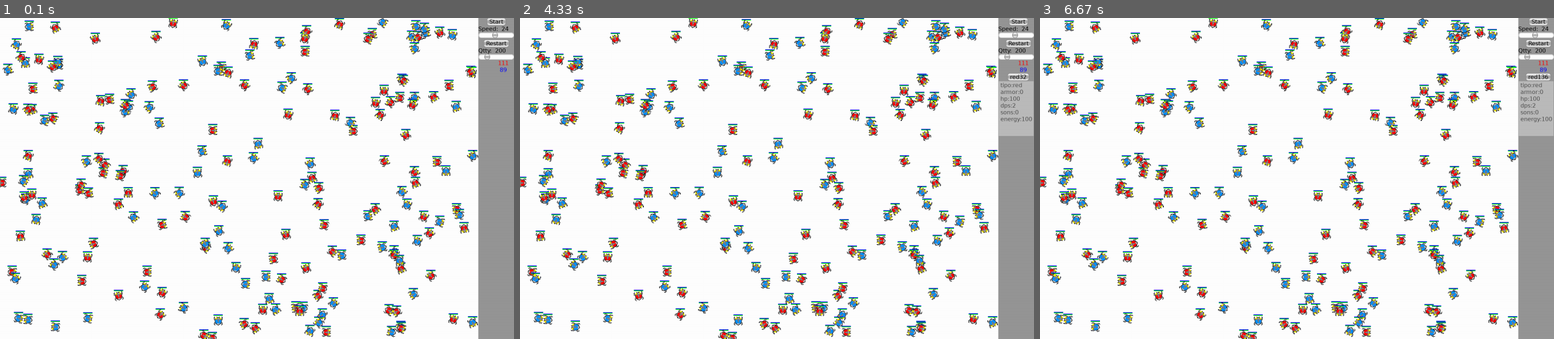
Above: before the commit, frames 1-3 (left to right).
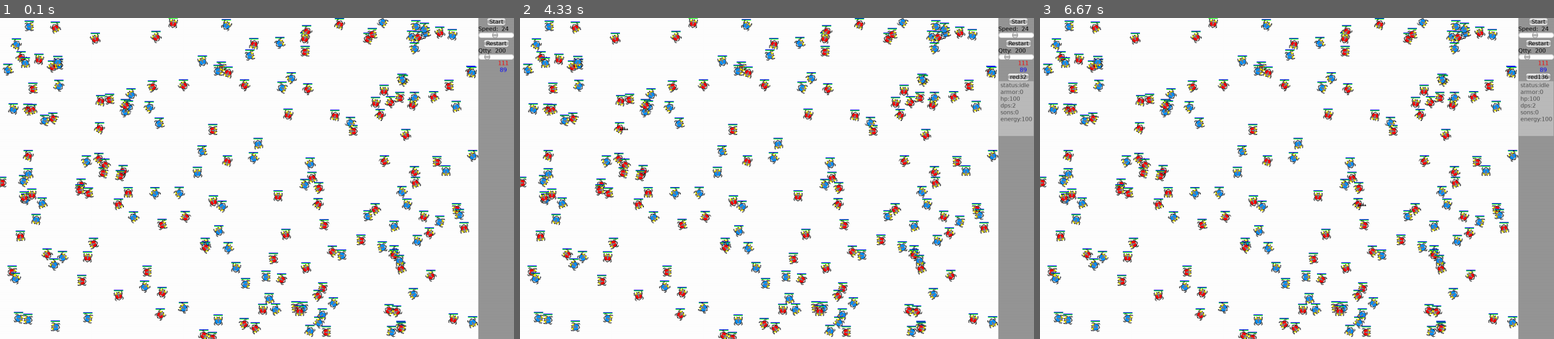
Above: after the commit, the same moments.

Repository: crazyoldbox/cellwars
Game: pygame game, started from game.py
Two runs of this game, one before a commit and one after it. Both use one fixed random seed, a clock stepped at 60 frames per second and the inputs below.
Inputs (mouse positions are in pixels of both pictures, inside the frame that each line leads up to):
- Up to frame 1 (0.1 s): no input
- Up to frame 2 (4.33 s): click (777, 178) at 0.4 s; click (617, 130) at 4.07 s
- Up to frame 3 (6.67 s): click (1358, 207) at 6.4 s

The runs differ from the first frame. In frame 1, 0.2% of the frame differs, in the area x 4-93%, y 2-99%; in frame 2, 0.3%, in the area x 4-99%, y 2-99%; in frame 3, 0.3%.

Commit message:
Diccionario especial para cells en smartcell. sustituye a population aunque funciona igual, solo que ademas tiene mas funciones, permitiendo busquedas generales y específicas mucho mas rápidas. En el se incorporan todas las listas y diccionarios que hacian referencia a celula Añadir comentarios a startcells

Diff:
--- a/cell.py
+++ b/cell.py
@@ -11,6 +11,7 @@
 from vec2d import vec2d as V2d
 from animations import *
 from smartcells import Poscells
+from constants import *
 
 class Cell:
     def __init__(self,world=None,tipo = 'Blue',name="Blue1"):
@@ -18,19 +19,19 @@
         self.world = world
         self.tipo, self.name = tipo,name
         # Relation of the cell with de world
-        self.view_range,self.speed = 80,2
+        self.view_range,self.speed = CELL_W*2,CELL_W/4
         self.pos = V2d([random.random()*world.size[0],
                         random.random()*world.size[1]])
         self.dir=V2d([self.speed,0]).rotated(random.randint(0,360))
         # Relation of the cell with other cells
         self.armor, self.hp,self.hp_max = 0,100,100              # defend
-        self.attack_range,self.dps = 5,2                        # attack
+        self.attack_range,self.dps = CELL_W*1.5,2                # attack
         # repr_rate is per 1000
         self.sons,self.repr_rate,self.repr_cost = 0,1,50        # reproduction
         self.energy, self.energy_max = 100,100                  # energy
         # Relation of the cell with the engine
         self.ticks=12; self.tick=random.randint(0,self.ticks-1)  # refresh rate
-        self.text=self.name                                           # representation
+        self.text=''                                           # representation
         self.detected,self.attacking=[],[]                     # auxiliary
         # Animates taking in account status
         self.status = 'idle'; self.animate = Animate(self)
@@ -53,7 +54,13 @@
             self.sons += 1
             name = self.name + '*' + str(self.sons)
             son = Cell(self.world, self.tipo, name)
-            son.pos = self.pos + (0,20)
+            son.pos = self.pos + (0,CELL_W)
+            fin=5
+            while self.world.population.inrange(son.pos,CELL_W,exclude=son)\
+                 and fin:
+                fin-=1
+                son.pos = V2d([random.random()*self.world.size[0],
+                        random.random()*self.world.size[1]])
             return son
         else:
             return None
@@ -81,31 +88,29 @@
            Other types of data or no data passed will move randomly '''
 
         if isinstance(data,V2d):
-            self.pos+=data
+            if not self.world.population.inrange(self.pos+data,\
+                    CELL_W/2,First=True,exclude=self):
+                self.pos+=data
         elif isinstance(data,Cell):
+            #we should not receive a cell
             distance=self.pos.get_distance(data.pos)
             self.dir=-(self.pos-data.pos).normalized()
-            if self.speed<distance:
-                self.pos+=self.dir*self.speed
+            if self.speed>(distance-CELL_W):
+                self.dir*=(distance-CELL_W)
             else:
-                self.pos=V2d(data.pos)
+                self.dir*=self.speed
+            if not self.world.population.inrange(self.pos+self.dir,\
+                     CELL_W,First=True,exclude=self):
+                self.pos+=self.dir
+
         else:
+            print ('error we are suposed to receive a V2d')
             vdir=V2d([self.speed,0]).rotated(random.randint(0,360))
             self.pos+=vdir
         self.pos%=self.world.size # correct if it goes past one side
         self.energyMod()
         self.status = 'move'
 
-
-    def inrange(self,cell,rango):
-        '''First we try to see if they are aprox in distance
-           without using costly squared and roots if they are then
-           we qet the exact distance if we receive range^2 it will be
-           faster to use get_dist_sqrd< range², because a sqrt is costly'''
-
-        return (abs(self.pos.x-cell.pos.x)<rango) and \
-               (abs(self.pos.y-cell.pos.y)<rango) and \
-               (self.pos.get_distance(cell.pos) < rango)
 
     def detect(self,rango,selective = False,first=False):
 
@@ -115,23 +120,13 @@
            ??? Could we optimize for attacking to look only in detected??
            Could we use a grid of tiles to simplify detecting proximity or perhaps
            two ordered lists of cells by x and y coordinate+-'''
-        if selective:
-
-            for e in (self.world.ordered.inrange(self.pos,rango)&\
-            set(self.world.popul_indexs['N'+self.tipo].values())):
-                yield e
-                if first:
-                    break
-            return None
-        if selective:
-            searchdict=self.world.popul_indexs["N"+self.tipo]
-        else:
-            searchdict=self.world.population
-        for cell in searchdict.values():
-            if self.inrange(cell,rango):
-                    yield cell
-                    if first:
-                        break
+        exclude=False if not selective else self.tipo
+
+        for e in self.world.population.inrange(self.pos,\
+                                            rango,exclude=self.tipo):
+            yield e
+            if first:
+                break
 
     def attack(self):
         '''We first take away armor points and then go for HP. At the end
@@ -178,14 +173,13 @@
 
     def __init__(self,size, tipos = ['Blue','Red']):
 
+        self.tipos = tipos
         self.size = size
-        self.population={}
+        self.population=Poscells(self)
         # auxiliary data
         self.popul_indexs={}
-        self.tipos = tipos
         self.dead,self.deads=[],{}
         self.ticks=0; self.maxticks=10000; self.thinktick=1
-        self.ordered=None
 
     def populate(self, numcells=10, clean=True):
 
@@ -194,34 +188,39 @@
            cell randomly from the world tipos list. The keys have a tipo+int
            format(e.g "Blue12"). '''
         if clean:
-            self.population,self.deads = {},{}
-        num_ini=len(self.population)+len(self.deads)
+            self.population=Poscells(self);self.deads = {}
+        num_ini=len(self.population.cells)+len(self.population.deleted)
         for num in range(num_ini,num_ini+numcells):
             tipo = random.choice(self.tipos)
             cell=Cell(self, tipo,tipo + str(num))
+            fin=10
+            while self.population.inrange(cell.pos,CELL_W,exclude=cell)\
+                  and fin:
+                fin-=1
+                cell.pos = V2d([random.random()*world.size[0],
+                        random.random()*world.size[1]])
             self.population[cell.name] = cell
         # generate optimized dictionaries for each type
-        self.optimize_population()
-        self.ordered=Poscells(self.population)
+        self.population.refresh()
 
 
     def actualizeWorld(self):
 
         new_borns = []
         self.ticks=(self.ticks+1) % self.maxticks
-        self.ordered=Poscells(self.population)
-        for cell in self.population.values():
+        for cell in self.population.cells:
             """think once more even if cell.isDead(): """
             if self.ticks%cell.ticks==cell.tick:
                 cell.primitiveAI()
                 son=cell.reproduce()
                 if son:
                     new_borns.append(son)
-        for cell in self.population.values():
+        for cell in self.population.cells:
             """act once more even if cell.isDead(): """
             cell.primitiveIS()
-
-        self.delete_dead_cells()
+        self.population.refresh()
+
+        self.population.deleteByFunc(Cell.isDead)
         self.reproduction(new_borns)
 
     def reproduction(self,new_borns):
@@ -230,36 +229,3 @@
 
         for son in new_borns:
             self.population[son.name] = son
-        self.optimize_population(new_borns)
-
-
-    def delete_dead_cells(self):
-
-        self.dead=list([name for name,cell in self.population.items()\
-                   if cell.isDead()])
-        for muerto in self.dead:
-            self.deads[muerto]=self.population[muerto]
-            tmp=self.population.pop(muerto,None)
-            for index_ in self.popul_indexs.keys():
-                tmp=self.popul_indexs[index_].pop(muerto,None)
-
-    def optimize_population(self,searchiter=None):
-        '''Using the actual population generates/actualizes the following
-           dictionaries for each type of cell:
-               -ctpop[type]=dictionary with cells of this type
-               -ctpop['N'+type]=dictionary of cells of other types
-           '''
-        if type(searchiter)=='dict':
-            searchfunc=searchiter.values
-        elif hasattr(searchiter,'__iter__'):
-            searchfunc=searchiter.__iter__
-        else:
-            # if we dont receive or is not iterable use population, initialize
-            searchfunc=self.population.values
-            for tipo in self.tipos:
-                self.popul_indexs[tipo],self.popul_indexs['N'+tipo]= {},{}
-        for tipo in self.tipos:
-            self.popul_indexs[tipo].update({cell.name:cell for cell in \
-                                  searchfunc() if cell.tipo==tipo})
-            self.popul_indexs['N'+tipo].update({cell.name:cell for cell in \
-                                  searchfunc() if cell.tipo!=tipo})
--- a/game.py
+++ b/game.py
@@ -13,6 +13,8 @@
         self.world.populate(num_cells)
         self.preload_types()
         self.add_functions()
+        # asistant various data for user use
+        self.values={}
 
     def add_events(self):
         events=[
@@ -42,7 +44,7 @@
         self.world.actualizeWorld()
 
     def draw_objects(self):
-        for cell in self.world.population.values():
+        for cell in self.world.population.cells:
 
             # Paints health and energy bar
             self.gamengine.draw.line(self.screen,RED,cell.pos-(CELL_W/2,15),
@@ -55,20 +57,27 @@
 
             sprite = cell.animate.createSprite(self.world.ticks)
             self.screen.blit(sprite.image,sprite.rect)
+            if hasattr(cell,'text') and cell.text:
+                self.printText(cell.text,cell.pos)
             #draws any object using its best of pos, dir arguments with
             #self.draw_object(cell,self.tipos[cell.tipo][0])
 
     def click_cell(self, event):
         if event.button==1 and event.pos[0]<self.world.size[0]:
             foundcell=False
-            for cell in self.world.population.values():
+            for cell in self.world.population.cells:
                 if cell.pos.get_distance(event.pos)<15:
                     foundcell=cell
                     break
             if foundcell:
+                if 'infocell' in self.values and self.values['infocell'] \
+                        in self.world.population.cells:
+                    self.values['infocell'].text=''
+                self.values['infocell']=foundcell
+                foundcell.text='****'
                 self.show_info(foundcell.name,'will update_interface')
                 # or if isnt downloaded interface.show_info(self,title,text)
-                print([e.name for e in self.world.ordered.inrange(\
-                      foundcell.pos,foundcell.view_range)])
+                #print([e.name for e in self.world.population.inrange(\
+                #      foundcell.pos,foundcell.view_range)])
 
 Starter(DIM_WIN,TYPES,CELL_NUM,FPS).start()
--- a/interface.py
+++ b/interface.py
@@ -29,17 +29,17 @@
     #write number of cells by type
     for tipo in self.world.tipos:
         self.form['num_'+tipo].value= \
-                '{:>14}'.format(len(self.world.popul_indexs[tipo]))
+                '{:>14}'.format(len(self.world.population._types[tipo]))
     #update info data on selected cell
     info=self.form['info']
     if info.widgets!=[] and info.button.value in self.world.population:
         text='';cell=self.world.population[info.button.value]
-        for attr in ['tipo','armor','hp','dps','sons','energy']:
+        for attr in ['status','armor','hp','dps','sons','energy']:
             text=text+attr+':'+str(getattr(cell,attr))+'\n'
         info.text(text)
 
 def show_info(self,title,text):
-    info=self.form['info'];
+    info=self.form['info']
     info.addinfo(title,text)
 
 def create_widgets(self):
@@ -96,7 +96,7 @@
     for tipo in self.tipos:
         table.tr()
         color=self.tipos[tipo][1]
-        cant='{:>14}'.format(len(self.world.popul_indexs[tipo]))
+        cant='{:>14}'.format(len(self.world.population._types[tipo]))
         table.td(g.Label(value=cant,color=color,name='num_'+tipo,\
                             size=10),align=-1)
     table.tr()
--- a/skeleton.py
+++ b/skeleton.py
@@ -87,7 +87,7 @@
             self.gamengine.display.flip()
             self.clock.tick(self.fps)
             t5=time.process_time()
-            print ('loop:ini{}update{}draw{}fin{}'.format(t2-t1,t3-t2,t4-t3,t5-t4))
+            #print ('loop:ini{}update{}draw{}fin{}'.format(t2-t1,t3-t2,t4-t3,t5-t4))
 
         if not self.window_running:
             self.gamengine.quit()
@@ -99,7 +99,7 @@
         t2=time.process_time()
         self.update_gui()
         t3=time.process_time()
-        print ('update:obj{}gui{}'.format(t2-t1,t3-t2))
+        #print ('update:obj{}gui{}'.format(t2-t1,t3-t2))
 
     def draw(self):
         t1=time.process_time()
@@ -107,7 +107,7 @@
         t2=time.process_time()
         self.draw_gui()
         t3=time.process_time()
-        print ('draw:objects{}gui{}'.format(t2-t1,t3-t2))
+        #print ('draw:objects{}gui{}'.format(t2-t1,t3-t2))
 
     def update_objects(self):
         pass
--- a/smartcells.py
+++ b/smartcells.py
@@ -14,34 +14,100 @@
 from operator import itemgetter, attrgetter
 import bisect as bs
 
-class Poscells(object):
+class Poscells(dict):
     '''Trys to create a speedup class to search for cells in positions,
         useful for detect and colisions, also will add consider type of
         cell .
         wondering if is best to reset completely each time actaulize world,
         or just considere de changes, if the changes are small perhaps better
         list.sort than sorted(list)'''
-    def __init__(self, cells):
-        self._dict=cells
-        _mindict=[(e,e.pos.x,e.pos.y) for e in cells.values()]
+    def __init__(self, world):
+        super(Poscells, self).__init__()
+        self.world=world
+        self.cells=set(self.values())
+        self._types={}
+        self.deleted=set()
+        for _type in self.world.tipos:
+            self._types[_type]= set(cell for cell in self.cells \
+                                   if cell.tipo==_type)
+        _mindict=[(e,e.pos.x,e.pos.y,e.name) for e in self.cells]
         _x=sorted (_mindict,key=itemgetter(1))
         _y=sorted (_mindict,key=itemgetter(2))
+        #_k=sorted (_mindict,key=itemgetter(3))
         self._xk=[e[1] for e in _x]
         self._xd=[e[0] for e in _x]
+        self._xn=[e[3] for e in _x]
         self._yk=[e[2] for e in _y]
         self._yd=[e[0] for e in _y]
+        self._yn=[e[3] for e in _y]
 
-    def reset (self,cells):
-        self._dict=cells
-        _mindict=[(e,e.pos.x,e.pos.y) for e in cells.values()]
+    def refresh (self):
+        #self.cells=set(self.values())
+        #self.deleted=set()  revisar tendriamos que vaciar delete
+        for _type in self.world.tipos:
+            self._types[_type]= set(cell for cell in self.cells \
+                                   if cell.tipo==_type)
+        _mindict=[(e,e.pos.x,e.pos.y,e.name) for e in self.cells]
         _x=sorted (_mindict,key=itemgetter(1))
         _y=sorted (_mindict,key=itemgetter(2))
+        #_k=sorted (_mindict,key=itemgetter(3))
         self._xk=[e[1] for e in _x]
         self._xd=[e[0] for e in _x]
+        self._xn=[e[3] for e in _x]
         self._yk=[e[2] for e in _y]
         self._yd=[e[0] for e in _y]
+        self._yn=[e[3] for e in _y]
 
-    def inrange(self,pos,rango):
+    def __setitem__(self,key,value):
+        # the key shouldnt exist but im not controlling
+        # also is a light asignment im not actualizing position index
+        #il leave it for a refresh
+        super(Poscells, self).__setitem__(key,value)
+        self.cells.add(value)
+
+
+
+    def add_cel(self,cell):
+        if cell not in self.cells:
+            self._types[cell.tipo].add(cell)
+            _ik=bs.bisect_left(self._xk, cell.pos[0])
+            self._xk.insert(_ik,cell.pos[0])
+            self._xd.insert(_ik,cell)
+            self._xn.insert(_ik,cell.name)
+            _ik=bs.bisect_left(self._yk, cell.pos[1])
+            self._yk.insert(_ik,cell.pos[1])
+            self._yd.insert(_ik,cell)
+            self._yn.insert(_ik,cell.name)
+            self[cell.name]=cell
+            self.cells.add(cell)
+
+    def del_cel(self,cell):
+        # find it and take it decide if it is frecuent enough to create index
+        if cell in self.cells:
+            self._types[cell.tipo].remove(cell)
+            _ik=self._xn.index(cell.name)
+            self._xk.pop(_ik)
+            self._xd.pop(_ik)
+            self._xn.pop(_ik)
+            _ik=self._yn.index(cell.name)
+            self._yk.pop(_ik)
+            self._yd.pop(_ik)
+            self._yn.pop(_ik)
+            # self.pop(cell.name)# we shouldn delete
+            self.cells.remove(cell)
+
+    def deleteByFunc(self,func): # use de func
+        selec=set([cell for cell in self.cells if func(cell)])# bounded func only
+        for cell in selec:
+            self.del_cel(cell)
+
+    def inrange(self,pos,rango,exclude=False,First=False,circle=False):
+        if not exclude:
+            excl=set()
+        elif type(exclude) is  str: # is the type of cell
+            excl=self._types[exclude]
+        else:
+            excl= set([exclude])         # is a cell
         x,y= pos
         _ik=bs.bisect_left(self._xk, x-rango)
         _fk=bs.bisect_right(self._xk, x+rango,lo=_ik)
@@ -49,23 +115,9 @@
         _ik=bs.bisect_left(self._yk, y-rango)
         _fk=bs.bisect_right(self._yk, y+rango,lo=_ik)
         _sy=set(self._yd[_ik:_fk])
-        return _sx & _sy
+        return (_sx & _sy)-excl
 
-    def add_cel(self,cell):
-        _ik=bs.bisect_left(self._xk, cell.pos[0])
-        self._xk.insert(_ik,cell.pos[0])
-        self._xd.insert(_ik,cell)
-        _ik=bs.bisect_left(self._yk, cell.pos[1])
-        self._yk.insert(_ik,cell.pos[1])
-        self._yd.insert(_ik,cell)
-        self._dict[cell.name]=cell
-
-    def del_cel(self,cell):
-        # find it and take it decide if it is frecuent enough to create index
-        _ik=bs.bisect_left(self._xk, cell.pos[0])
-        self._xk.insert(_ik,cell.pos[0])
-        self._xd.insert(_ik,cell)
-        _ik=bs.bisect_left(self._yk, cell.pos[1])
-        self._yk.insert(_ik,cell.pos[1])
-        self._yd.insert(_ik,cell)
-        self._dict[cell.name]=cell
+        # in future add use if circle=True filter by
+        # (cell.pos.get_distance(pos) < rango)
+        # but then it will make sense to use first parameter
+        # to get only the first one
